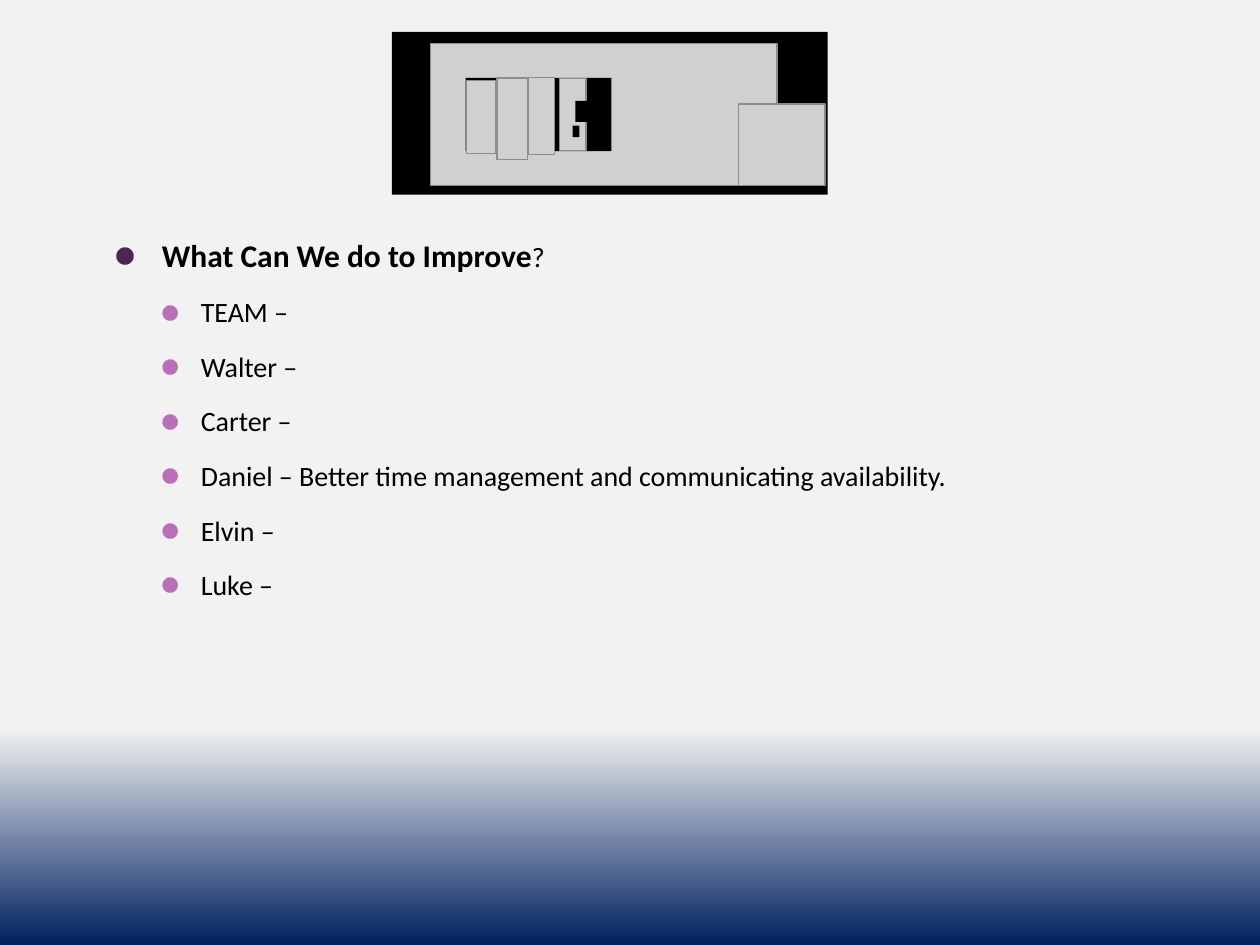
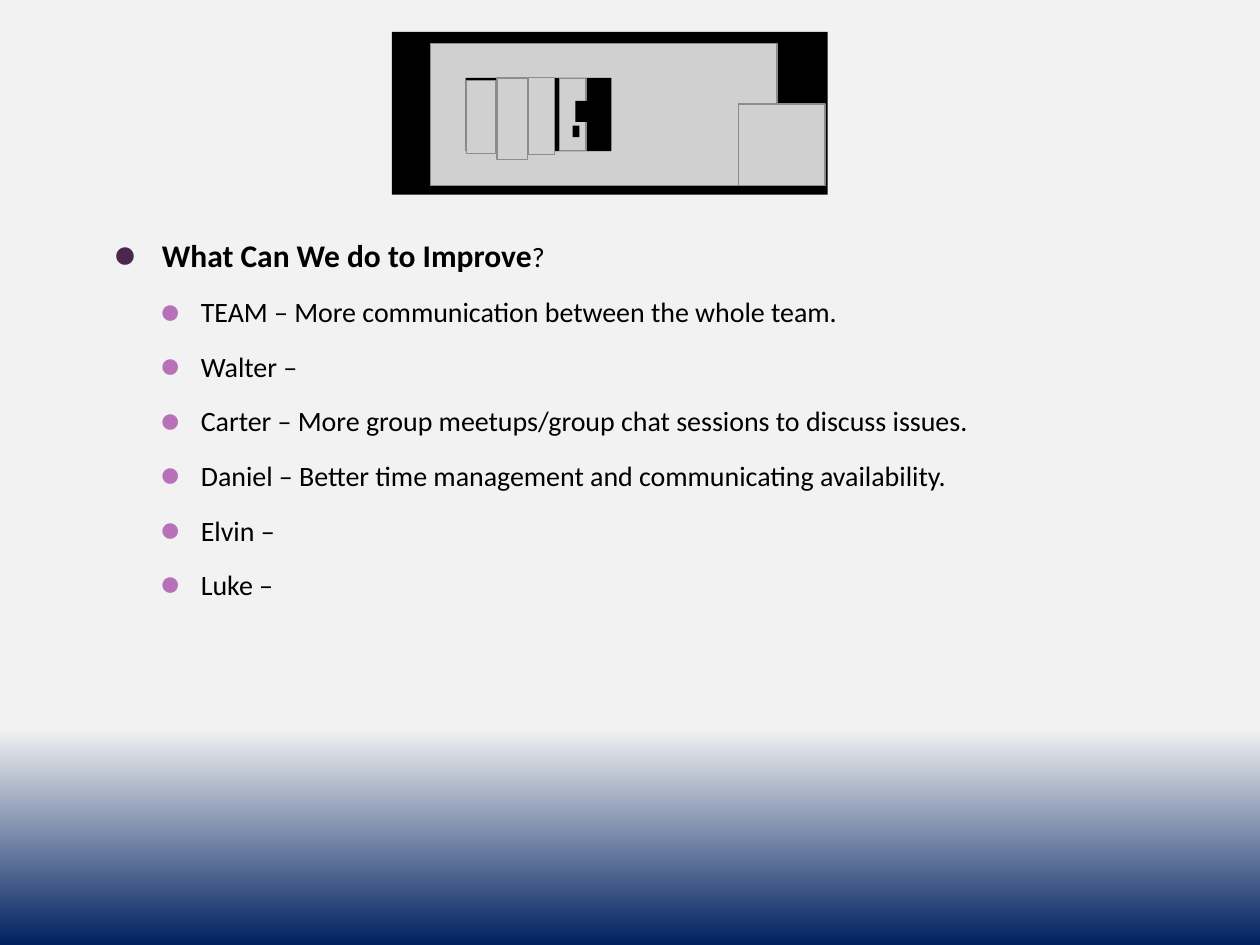
Before and after one commit to cs3398-borgs-bros/JeopardyChamp-Project, a slide deck: slide 3 of docs/Borgs_Retrospective - Sprint 2.pptx. Drawn at 1260x945 pixels with LibreOffice and Linux fonts; fonts in the diff are those of the drawing; grey boxes stand for pictures. Boxes give left, top, right and bottom in pixels: in the first picture for what was removed or moved away, otherwise in the second. Text is boxed around its words. In the diff, an @@ line names an element or a change of style, - is before the commit and + after.

```diff
--- a/docs/Borgs_Retrospective - Sprint 2.pptx
+++ b/docs/Borgs_Retrospective - Sprint 2.pptx
@@ text at <box>201,302,837,323</box>: text changed @@
-    ⚫ TEAM –
+    ⚫ TEAM – More communication between the whole team.
@@ text at <box>201,411,968,436</box>: text changed @@
-    ⚫ Carter –
+    ⚫ Carter – More group meetups/group chat sessions to discuss issues.
```
Also in this commit, not shown: 2 other slides changed.
